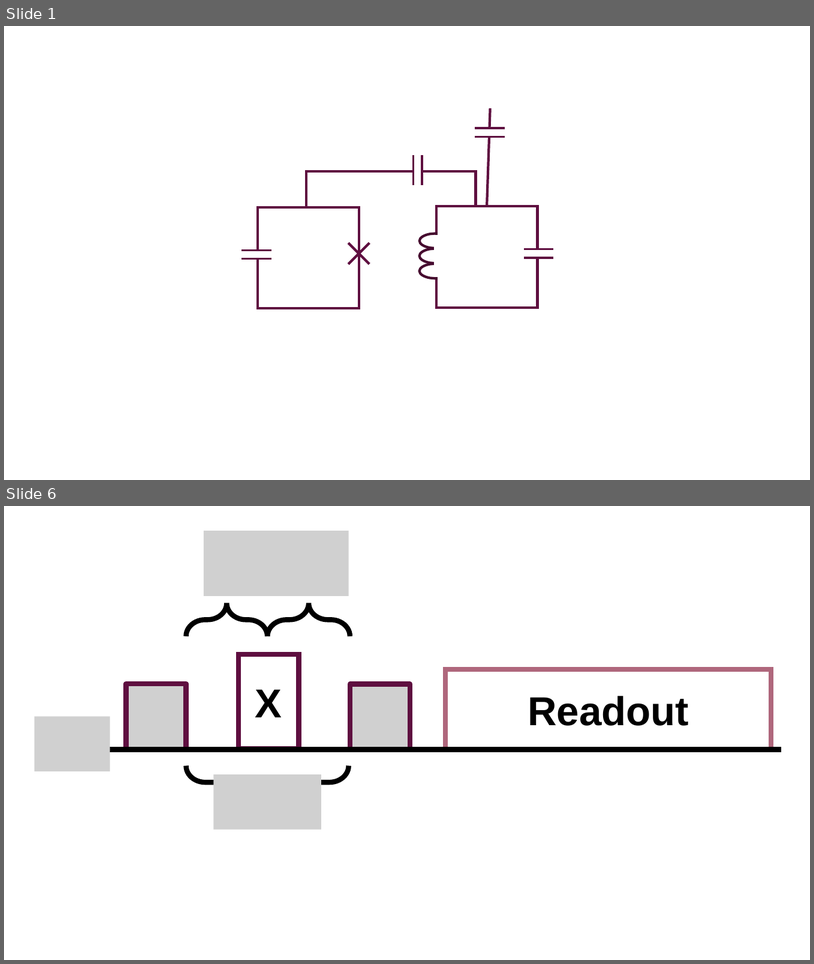
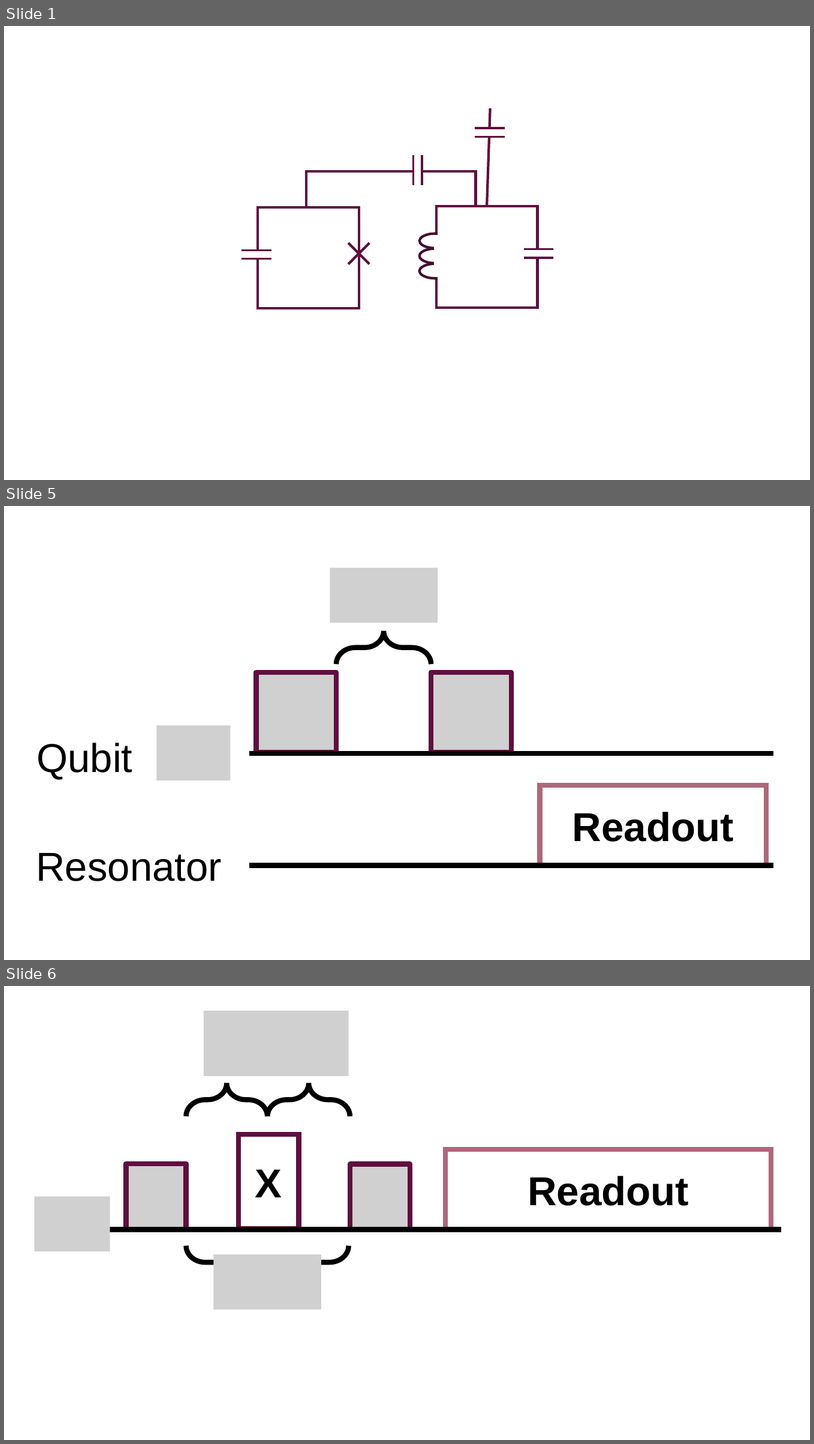
Before and after one commit to JohannSeverin/Master_Thesis, a slide deck: Figs/circuits.pptx. Shown one above the other, each under a label of ours: slides 1 and 6 before the commit, slides 1, 5 and 6 after it; the slides between them are not shown. The pictures are 814x964 and 814x1444 pixels, drawn with LibreOffice and Linux fonts; fonts in the diff are those of the drawing; grey boxes stand for pictures. Boxes give left, top, right and bottom in pixels: in the first picture for what was removed or moved away, otherwise in the second. Text is boxed around its words. In the diff, an @@ line names an element or a change of style, - is before the commit and + after.

```diff
--- a/Figs/circuits.pptx
+++ b/Figs/circuits.pptx
@@ slide 5 added at (4,506,810,960), background #FFFFFF @@
@@ picture added at (330,568,438,623) @@
@@ right brace added at (337,631,432,664), outline #000000 6 pt @@
@@ picture added at (256,672,337,753) @@
@@ picture added at (432,672,512,753) @@
@@ picture added at (157,726,231,781) @@
@@ text added at (36,742,132,780), 48 pt, text #000000 @@
+Qubit
@@ line added from (249, 753) to (774, 753), #000000 6 pt @@
@@ rectangle added at (540,785,767,865), outline #AF677C 6 pt, 48 pt, text #000000, bold @@
+Readout
@@ text added at (36,852,222,881), 48 pt, text #000000 @@
+Resonator
@@ line added from (249, 865) to (774, 865), #000000 6 pt @@
```
Also in this commit, not shown: 5 slides changed, 1 slide removed, 14 other files.
